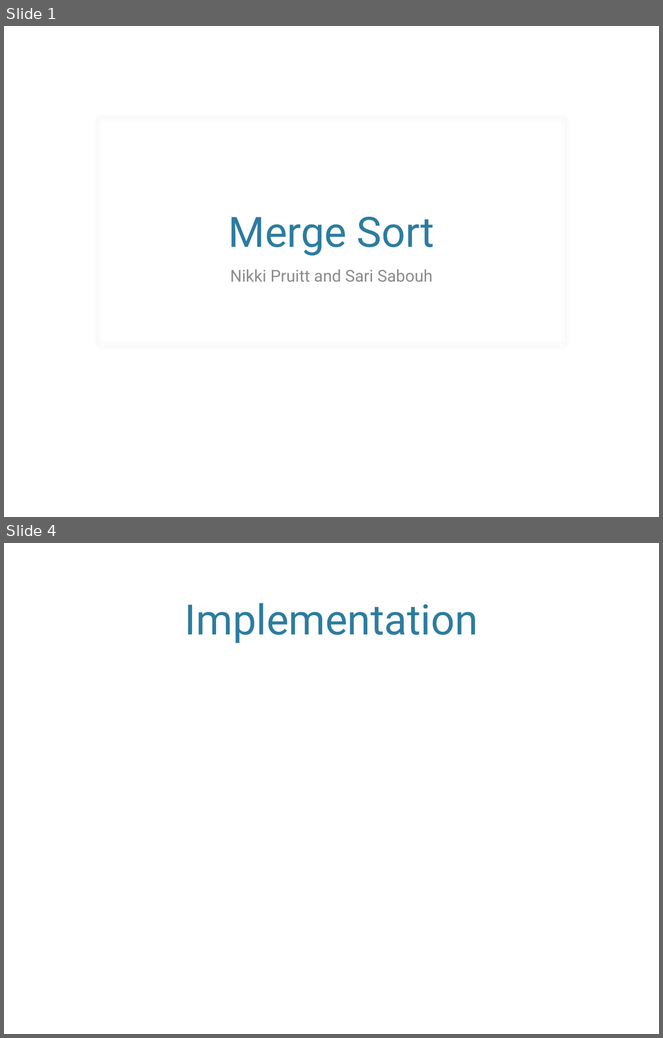
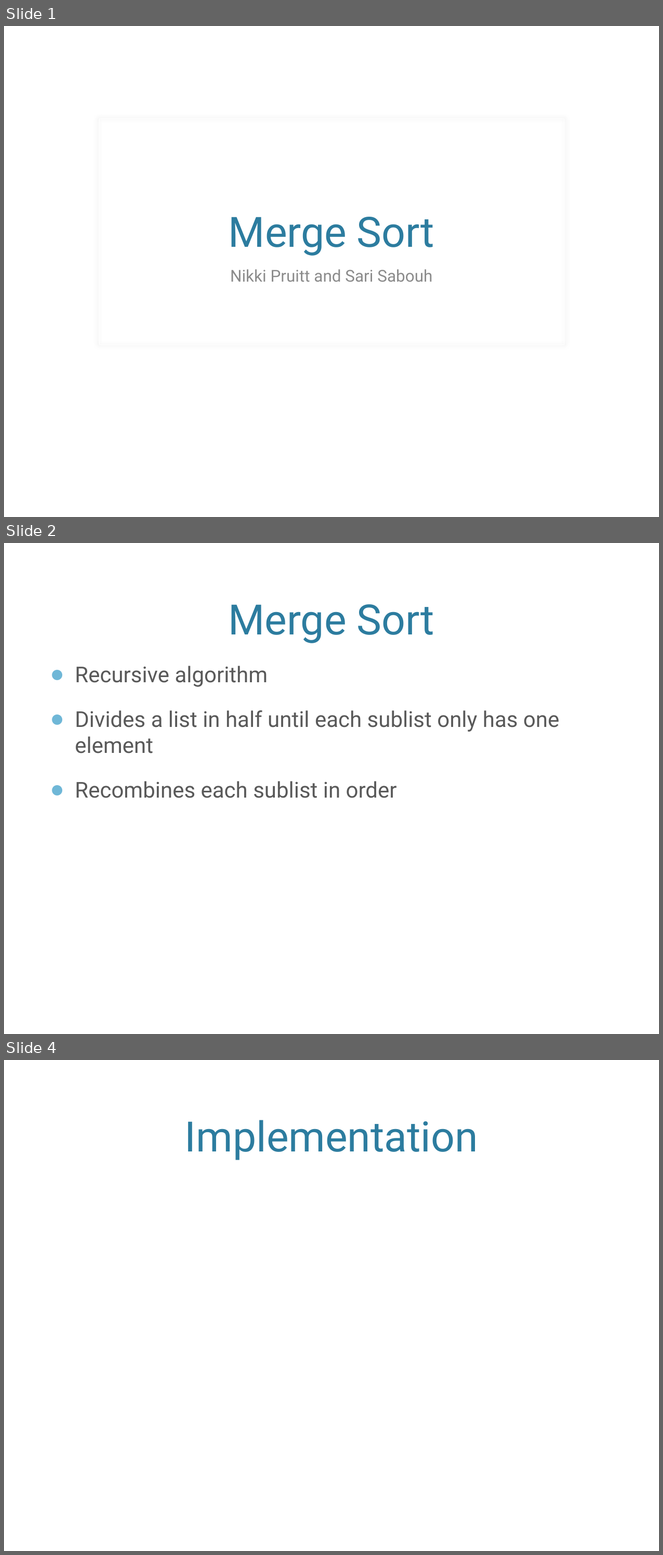
Before and after one commit to nikkipruitt/SortingProject, a slide deck: MergeSortPresentation.pptx. Shown one above the other, each under a label of ours: slides 1 and 4 before the commit, slides 1, 2 and 4 after it; the slides between them are not shown. The pictures are 663x1038 and 663x1555 pixels, drawn with LibreOffice and Linux fonts; fonts in the diff are those of the drawing; background and template pictures are left out. Boxes give left, top, right and bottom in pixels: in the first picture for what was removed or moved away, otherwise in the second. Text is boxed around its words. In the diff, an @@ line names an element or a change of style, - is before the commit and + after.

Commit message:
Defines merge sort

```diff
--- a/MergeSortPresentation.pptx
+++ b/MergeSortPresentation.pptx
@@ slide 2 added at (x1=4, y1=543, x2=659, y2=1034), background picture (left out) @@
@@ title added at (x1=229, y1=604, x2=435, y2=643), 46 pt, text #2C7C9F @@
+Merge Sort
@@ text added at (x1=75, y1=666, x2=559, y2=798), 24 pt, text #595959 @@
+● Recursive algorithm
+● Divides a list in half until each sublist only has one element
+● Recombines each sublist in order
```
Also in this commit, not shown: 1 other slide added, 2 slides removed.
